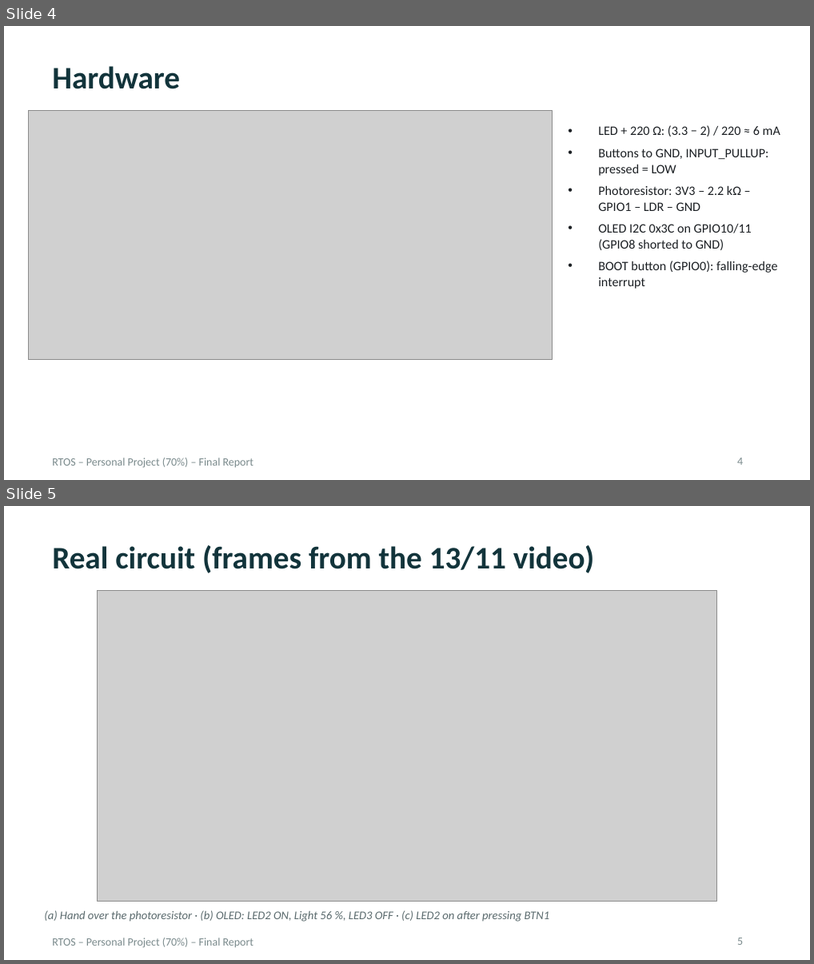
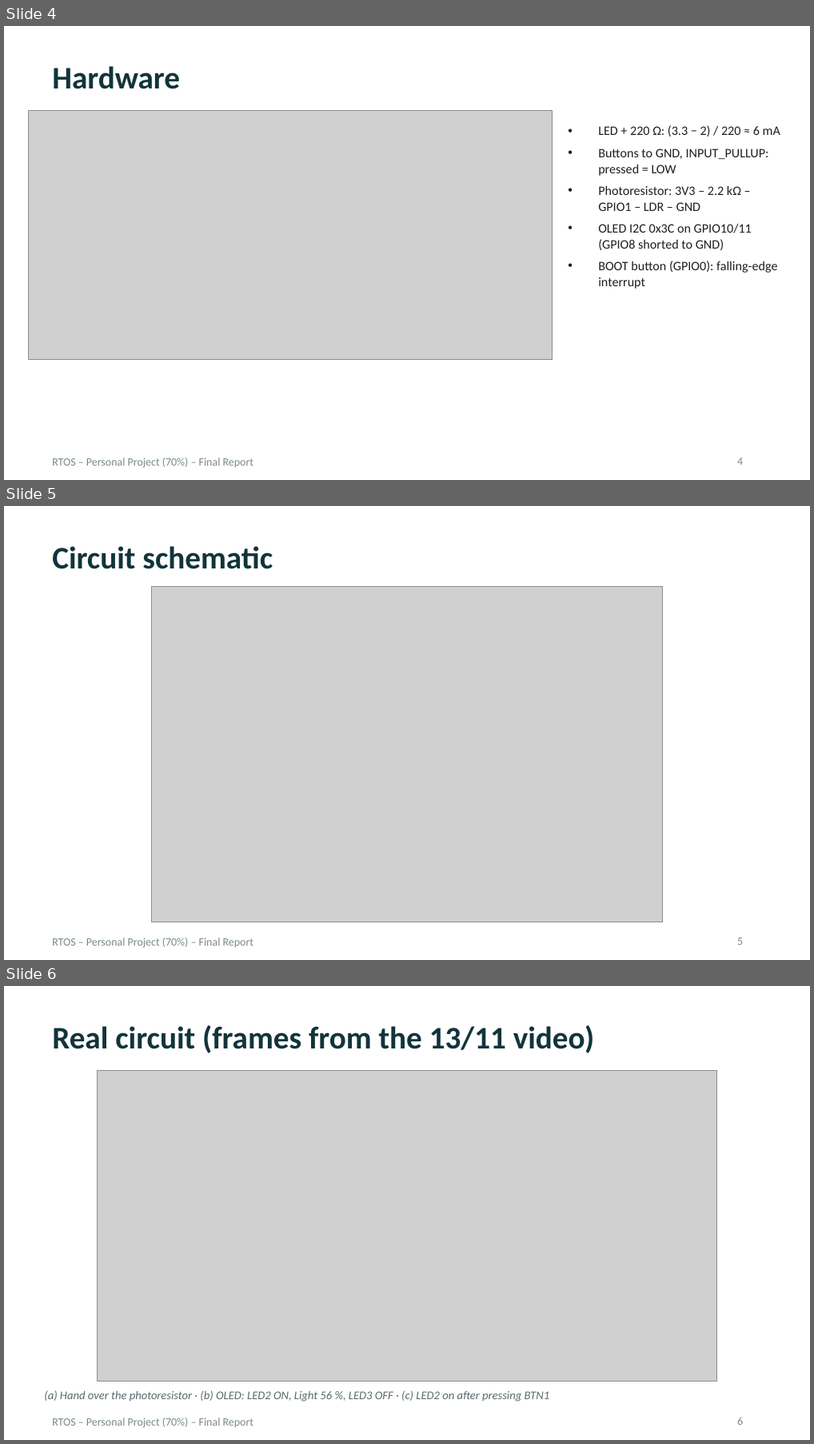
Before and after one commit to JackGamerCYT/rtos-freertos-esp32s3, a slide deck: 03_Reports/Slide_FinalReport_PersonalProject_EN.pptx. Shown one above the other, each under a label of ours: slides 4 and 5 before the commit, slides 4, 5 and 6 after it. The pictures are 814x964 and 814x1444 pixels, drawn with LibreOffice and Linux fonts; fonts in the diff are those of the drawing; grey boxes stand for pictures. Boxes give left, top, right and bottom in pixels: in the first picture for what was removed or moved away, otherwise in the second. Text is boxed around its words. In the diff, an @@ line names an element or a change of style, - is before the commit and + after.

```diff
--- a/03_Reports/Slide_FinalReport_PersonalProject_EN.pptx
+++ b/03_Reports/Slide_FinalReport_PersonalProject_EN.pptx
@@ slide 5 added at box(4, 506, 810, 960), background #FFFFFF; not listed: 1 template element that a slide beside it also shows @@
@@ title added at box(52, 546, 273, 569), 28 pt, text #12343B, bold @@
+Circuit schematic
@@ picture added at box(151, 587, 663, 921) @@
@@ page number added at box(738, 937, 743, 944), 10 pt, text #7A8A8C @@
+5
@@ what was slide 5 is now slide 6 @@
@@ page number at box(738, 1416, 743, 1424): text changed @@
-5
+6
```
Also in this commit, not shown: 5 other files.
